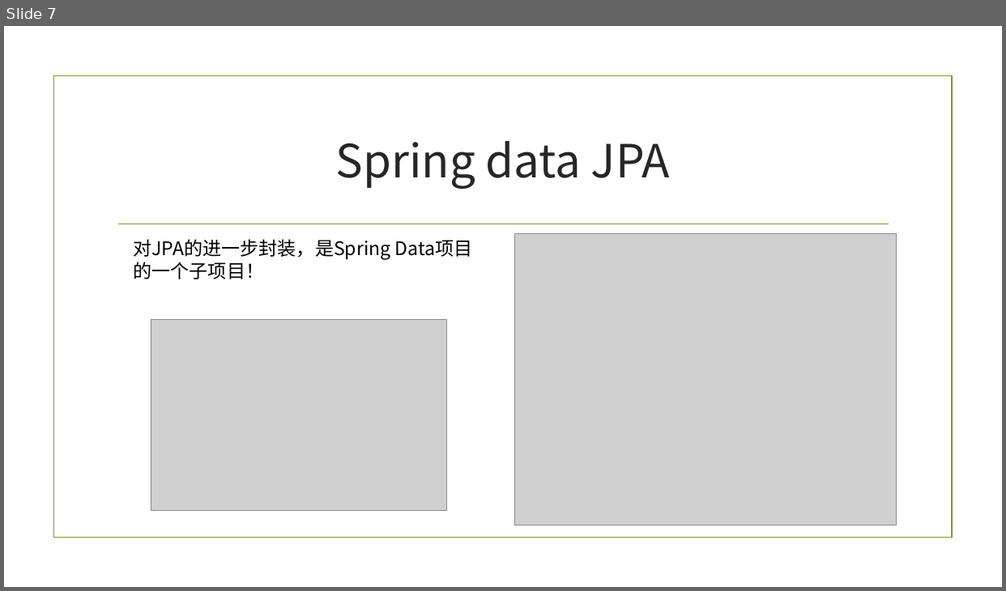
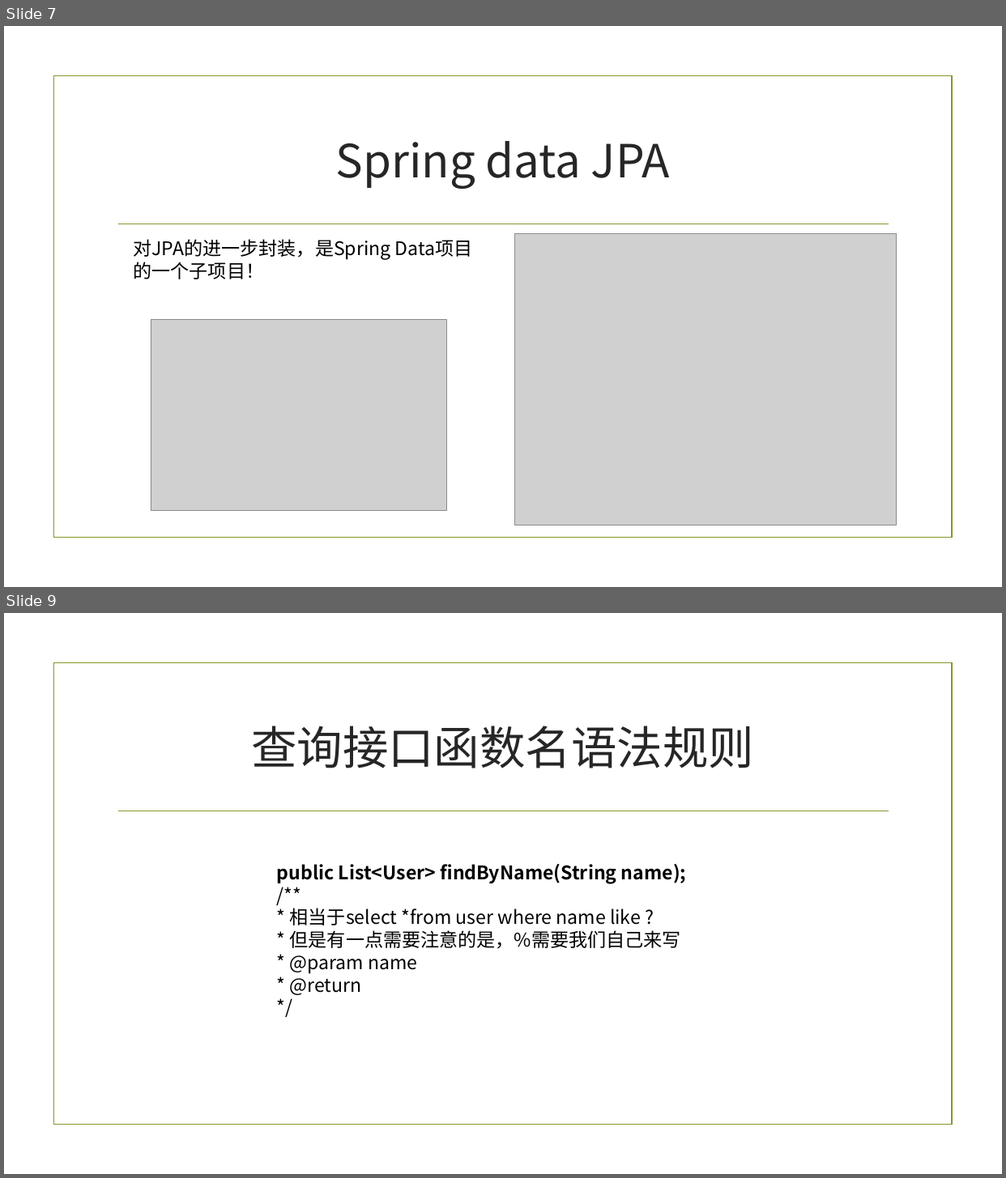
Before and after one commit to baiyuqi/course-space, a slide deck: document/讲义（ppt）/4-对象关系映射.pptx. Shown one above the other, each under a label of ours: slide 7 before the commit, slides 7 and 9 after it; the slides between them are not shown. The pictures are 1006x591 and 1006x1178 pixels, drawn with LibreOffice and Linux fonts; fonts in the diff are those of the drawing; grey boxes stand for pictures; background and template pictures are left out. Boxes give left, top, right and bottom in pixels: in the first picture for what was removed or moved away, otherwise in the second. Text is boxed around its words. In the diff, an @@ line names an element or a change of style, - is before the commit and + after.

Commit message:
dd

```diff
--- a/document/讲义（ppt）/4-对象关系映射.pptx
+++ b/document/讲义（ppt）/4-对象关系映射.pptx
@@ slide 9 added at (4,613,1002,1174), background picture (left out); not listed: 2 template elements that a slide beside it also shows @@
@@ title added at (251,726,754,769), 44 pt, text #262626 @@
+查询接口函数名语法规则
@@ text added at (277,864,686,995), 18 pt, text #000000 @@
+public List<User> findByName(String name);
+/**
+* 相当于select *from user where name like ?
+* 但是有一点需要注意的是，%需要我们自己来写
+* @param name
+* @return
+*/
```
Also in this commit, not shown: 1 other slide added.
